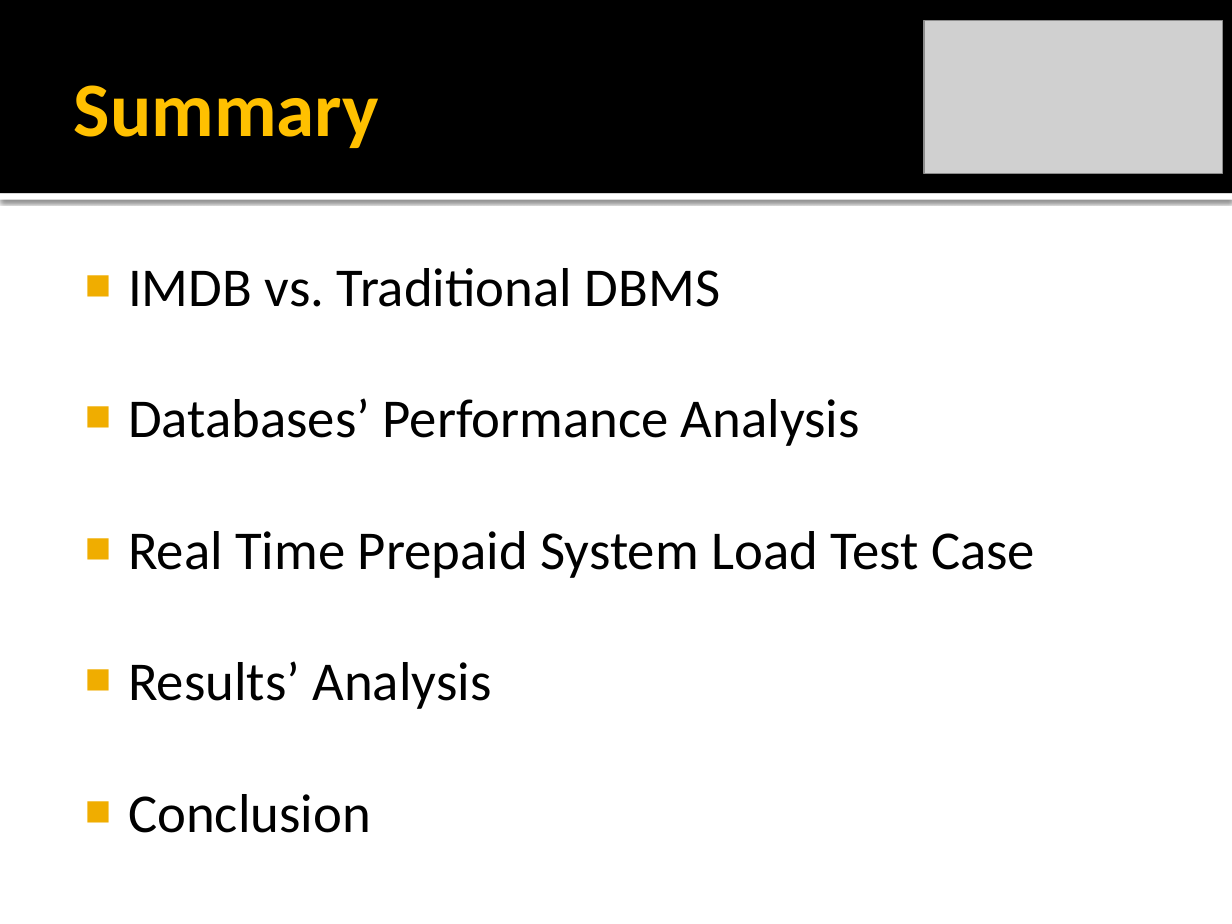
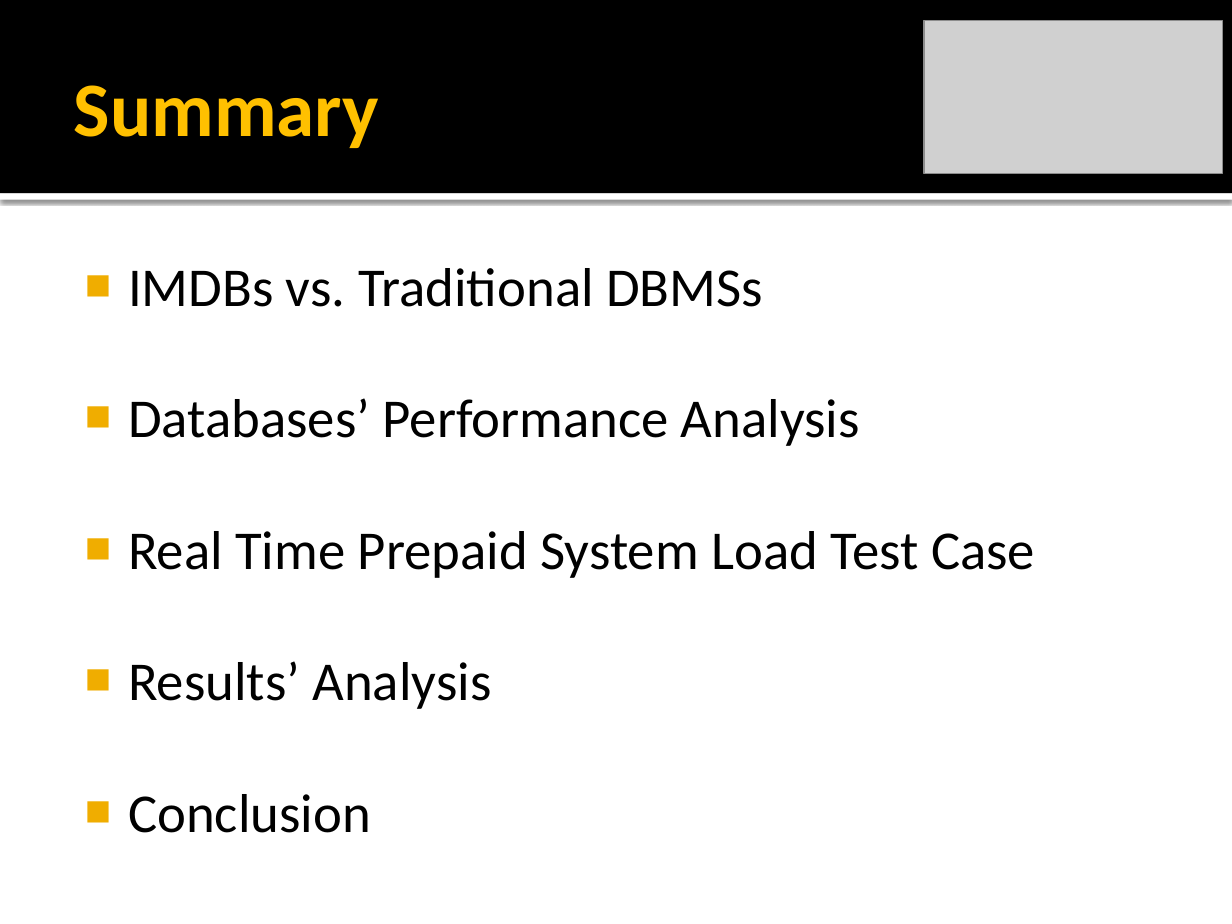
Before and after one commit to rickilama54/portable-db-bench, a slide deck: slide 4 of tesi/presentazione/Barbagallo-IMDB.pptx. Drawn at 1232x924 pixels with LibreOffice and Linux fonts; fonts in the diff are those of the drawing; grey boxes stand for pictures. Boxes give left, top, right and bottom in pixels: in the first picture for what was removed or moved away, otherwise in the second. Text is boxed around its words. In the diff, an @@ line names an element or a change of style, - is before the commit and + after.

```diff
--- a/tesi/presentazione/Barbagallo-IMDB.pptx
+++ b/tesi/presentazione/Barbagallo-IMDB.pptx
@@ text at [128,268,763,307]: text changed @@
-■ IMDB vs. Traditional DBMS
+■ IMDBs vs. Traditional DBMSs
```
Also in this commit, not shown: 6 other slides changed, 3 slides added.
